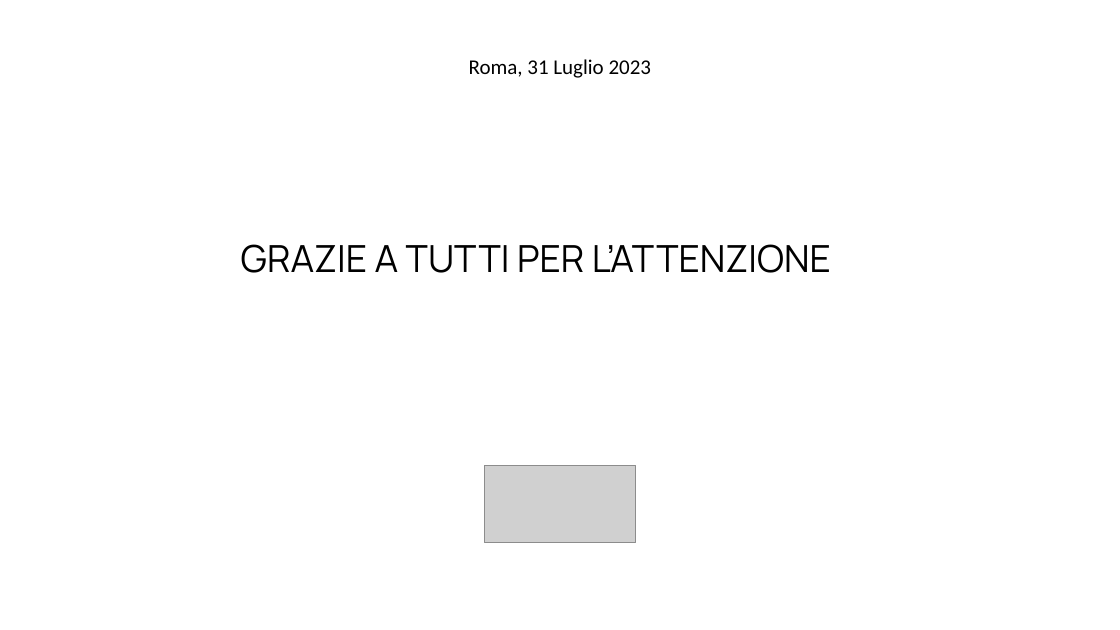
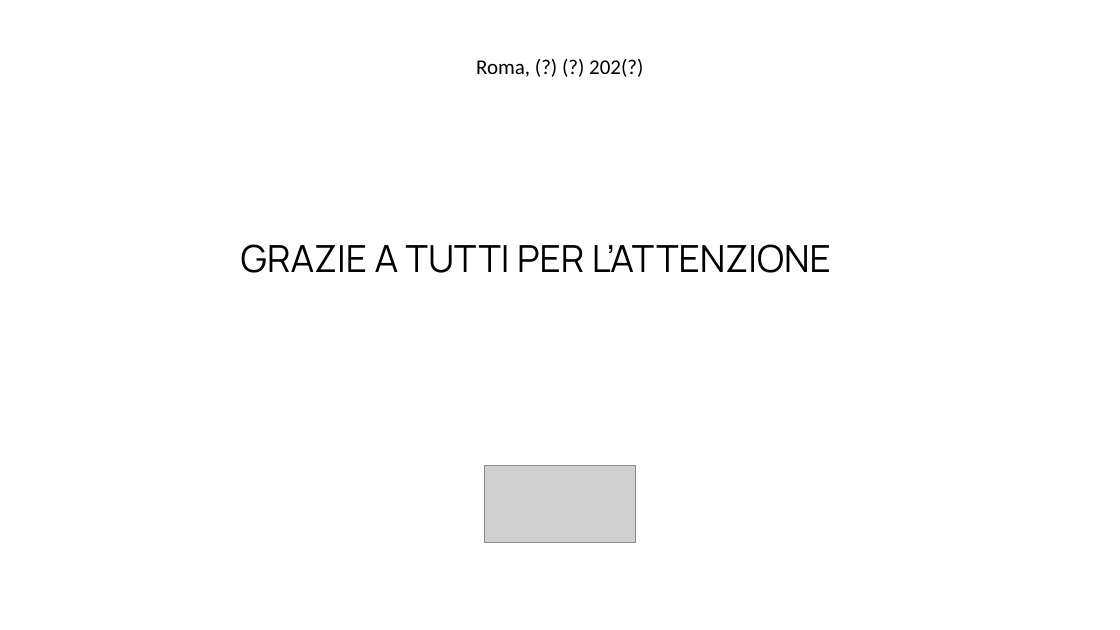
Before and after one commit to Data-Integration-Lilla-team/LILL_AI, a slide deck: slide 24 of relazione/presentazione Lill_AI.pptx. Drawn at 1120x630 pixels with LibreOffice and Linux fonts; fonts in the diff are those of the drawing; grey boxes stand for pictures. Boxes give left, top, right and bottom in pixels: in the first picture for what was removed or moved away, otherwise in the second. Text is boxed around its words. In the diff, an @@ line names an element or a change of style, - is before the commit and + after.

```diff
--- a/relazione/presentazione Lill_AI.pptx
+++ b/relazione/presentazione Lill_AI.pptx
@@ text at bbox=[476, 59, 643, 77]: text changed @@
-Roma, 31 Luglio 2023
+Roma, (?) (?) 202(?)
```
Also in this commit, not shown: 3 other slides changed.
